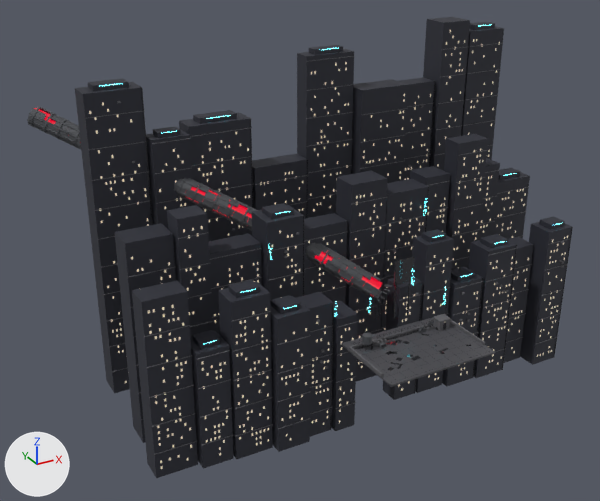
The glTF model assets/arenas/neon/neon_arena.glb as it was, and as the next commit left it.
Rendered twice from a 50 mm lens placed at (-123.2, -159.5, 115.4), pointed at (-11.3, 44.0, 13.6). The lights are fixed; the arrows at lower left show +X, +Y and +Z. The older version comes first. Vertices at exactly the same position are counted once.

Names of what the first picture shows: 'SeveredLine'.
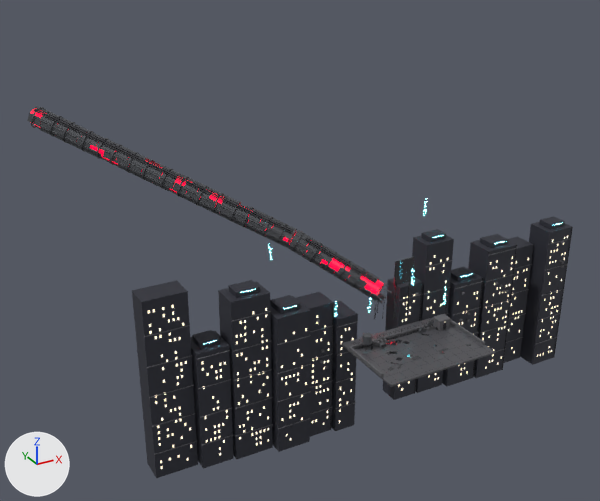
Changed parts and their boxes [x1, y1, x2, y2] in the pictures (600 x 501 px; the box of a moved part takes in the faces that stretch with it):
'SeveredLine', surface changed, reshaped (19% shorter): before [27, 17, 573, 478]; after [27, 106, 573, 478]
part 1 of me_severedline, moved or reshaped: before [202, 197, 220, 211]; after [196, 182, 213, 191]
part 2 of me_severedline, moved or reshaped (not visible before): after [248, 213, 261, 224]
part 3 of me_severedline, moved or reshaped: before [67, 132, 80, 145]; after [40, 119, 51, 131]
part 4 of me_severedline, moved or reshaped: before [76, 142, 81, 149]; after [51, 124, 64, 137]
part 5 of me_severedline, moved or reshaped (not visible before): after [115, 155, 130, 168]
part 6 of me_severedline, moved or reshaped (not visible before): after [141, 167, 160, 183]
part 7 of me_severedline, moved or reshaped (not visible before): after [264, 226, 285, 242]
part 8 of me_severedline, moved or reshaped (not visible before): after [204, 203, 220, 215]
part 9 of me_severedline, moved or reshaped: before [326, 250, 341, 260]; after [321, 245, 334, 256]
part 10 of me_severedline, moved or reshaped (not visible before): after [365, 272, 378, 284]
part 11 of me_severedline, moved or reshaped (not visible before): after [344, 278, 362, 291]
part 12 of me_severedline, moved or reshaped (not visible afterwards): before [336, 170, 388, 381]
part 13 of me_severedline, moved or reshaped (not visible afterwards): before [381, 179, 429, 332]
part 14 of me_severedline, deleted: before [75, 17, 530, 443]
part 15 of me_severedline, cut back: before [27, 106, 392, 316]; after [27, 106, 392, 319]

Patch to the scene script:
```diff
--- a/assets/arenas/neon/neon_arena.glb.py
+++ b/assets/arenas/neon/neon_arena.glb.py
@@ mat_sev_origin @@
 mat_sev_origin.emission_color = (0.68, 0.0, 0.024)  # red #d7002b
-mat_sev_origin.emission_strength = 1.0
+mat_sev_origin.emission_strength = 2.04
@@ me_severedline @@
 # used by ob_severedline; location = (0.0, 0.0, 0.0)
-me_severedline.from_pydata(...)  # 18250 vertices, 21818 faces; spans x -77.0..77.0, y -14.0..97.0, z -32.0..75.0
+me_severedline.from_pydata(...)  # 15466 vertices, 25164 faces; spans x -77.0..71.0, y -14.0..97.0, z -32.0..55.0
+# me_severedline part 1: the loose piece of 8 vertices spanning x -38.0..-33.0, y 52.0..56.0, z 28.0..32.0 is multiplied about its middle by the matrix ((0.305, -0.942, 0.283), (-0.22, 0.223, 0.981), (-0.959, -0.351, -0.135)), then moved by (0.0, 5.0, 4.0)
+# me_severedline part 2: the loose piece of 8 vertices spanning x -21.0..-18.0, y 38.0..41.0, z 19.0..23.0 is moved by (-6.0, 6.0, 5.0)
+# me_severedline part 3: the loose piece of 8 vertices spanning x -68.0..-64.0, y 81.0..85.0, z 45.0..48.0 is moved by (-7.0, 6.0, 4.0)
+# me_severedline part 4: the loose piece of 8 vertices spanning x -67.0..-63.0, y 80.0..84.0, z 42.0..46.0 is moved by (-6.0, 5.0, 5.0)
+# me_severedline part 5: the loose piece of 8 vertices spanning x -62.0..-58.0, y 76.0..79.0, z 41.0..45.0 is moved by (5.0, -4.0, -3.0)
+# me_severedline part 6: the loose piece of 8 vertices spanning x -53.0..-49.0, y 67.0..71.0, z 35.0..38.0 is moved by (2.0, -2.0, 1.0)
+# me_severedline part 7: the loose piece of 8 vertices spanning x -25.0..-21.0, y 41.0..44.0, z 21.0..25.0 is moved by (1.0, -1.0, -1.0)
+# me_severedline part 8: the loose piece of 8 vertices spanning x -44.0..-40.0, y 62.0..65.0, z 36.0..38.0 is multiplied about its middle by the matrix ((0.406, -0.292, -1.275), (-1.253, 0.297, -0.467), (0.376, 1.305, -0.179)), then moved by (7.0, -9.0, -9.0)
+# me_severedline part 9: the loose piece of 8 vertices spanning x -9.0..-5.0, y 29.0..33.0, z 15.0..18.0 is moved by (-1.0, 1.0, 1.0)
+# me_severedline part 10: the loose piece of 8 vertices spanning x 3.0..5.0, y 19.0..20.0, z 6.0..7.0 is scaled about its middle by (2.67, 1.94, 2.92), then moved by (-3.0, 4.0, 3.0)
+# me_severedline part 11: the loose piece of 8 vertices spanning x -7.0..-2.0, y 31.0..35.0, z 9.0..13.0 is multiplied about its middle by the matrix ((0.247, -0.939, 0.151), (-0.052, 0.142, 0.971), (-0.95, -0.252, -0.014)), then moved by (1.0, -7.0, -3.0)
+# me_severedline part 12: the loose piece of 8 vertices spanning x 0.0..13.0, y 34.0..42.0, z -32.0..36.0 is scaled about its middle by (0.00207, 0.0152, -0.0129), then moved by (-2.0, -14.0, 1.0), in mat_sev_casing (dark grey #525559)
+# me_severedline part 13: the loose piece of 8 vertices spanning x 13.0..29.0, y 34.0..43.0, z -32.0..30.0 is multiplied about its middle by the matrix ((-0.038, 0.052, 0.048), (-0.014, -0.059, 0.053), (0.069, 0.017, 0.037)), then moved by (1.0, -3.0, -8.0), in mat_sev_casing (dark grey #525559)
+# me_severedline part 14: 1572 loose pieces with 7318 vertices, spanning x -70.0..77.0, y 22.0..93.0, z -32.0..75.0, are deleted
+# me_severedline part 15: 595 vertices moved within x -77.0..31.0, y 19.0..97.0, z -20.0..55.0; 3009 vertices removed from x -77.0..32.0, y 18.0..97.0, z -21.0..53.0; 7543 vertices added at x -76.0..33.0, y 18.0..96.0, z -22.0..55.0
+# other edits to the shape of me_severedline do not show in these pictures
 me_severedline.materials.append(mat_sev_roofwet)
```
